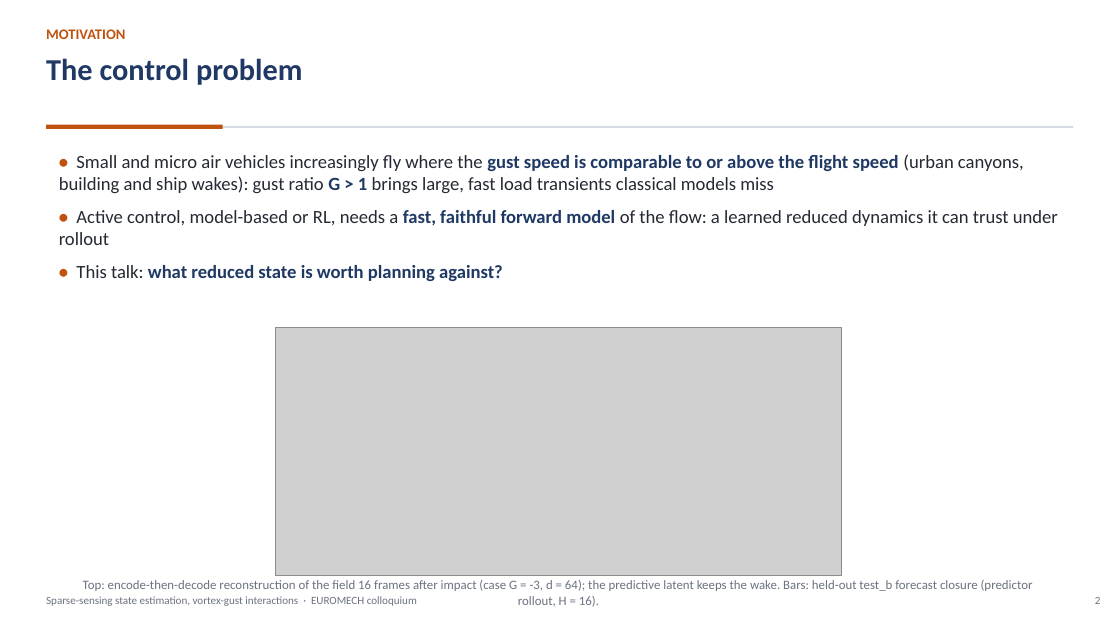
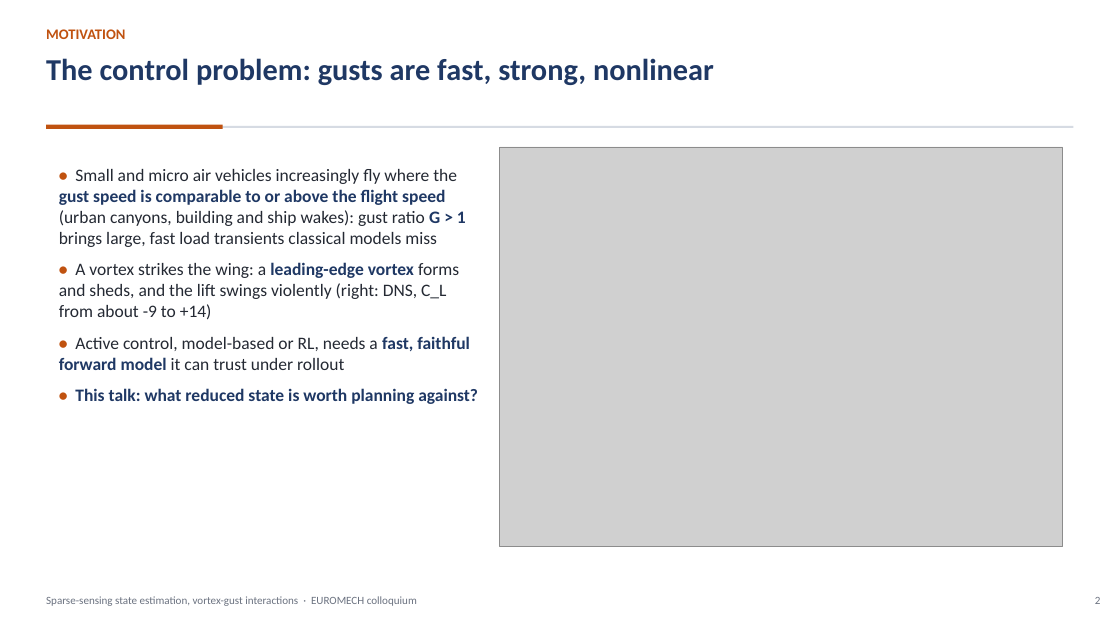
Before and after one commit to sanmi90/GUST-JEPA, a slide deck: slide 2 of paper/talk/euromech_gust_jepa.pptx. Drawn at 1120x630 pixels with LibreOffice and Linux fonts; fonts in the diff are those of the drawing; grey boxes stand for pictures. Boxes give left, top, right and bottom in pixels: in the first picture for what was removed or moved away, otherwise in the second. Text is boxed around its words. In the diff, an @@ line names an element or a change of style, - is before the commit and + after.

```diff
--- a/paper/talk/euromech_gust_jepa.pptx
+++ b/paper/talk/euromech_gust_jepa.pptx
@@ text at [46,58,714,85]: text changed @@
-The control problem
+The control problem: gusts are fast, strong, nonlinear
@@ picture added at [500,147,1063,547] @@
@@ text at [59,169,478,404]: size 16 to 15 pt in "• Small and micro air vehicles increasingly ...", "• This talk: what reduced state is ..."; text colour #242933 to #1F3864, bold on in "This talk:" @@
@@ text "• Small and micro air ...": place and size @@
-text "• Small and micro air ..." at [59,154,1058,281]
+text "• Small and micro air ..." at [59,169,478,404]
@@ text at [59,262,470,370]: text changed; size 16 to 15 pt @@
-• Active control, model-based or RL, needs a fast, faithful forward model of the flow: a learned reduced dynamics it can trust under rollout
+• A vortex strikes the wing: a leading-edge vortex forms and sheds, and the lift swings violently (right: DNS, C_L from about -9 to +14)
+• Active control, model-based or RL, needs a fast, faithful forward model it can trust under rollout
@@ picture removed at [276,328,842,576] @@
@@ text removed at [83,580,1033,607] @@
-Top: encode-then-decode reconstruction of the field 16 frames after impact (case G = -3, d = 64); the predictive latent keeps the wake. Bars: held-out test_b forecast closure (predictor rollout, H = 16).
```
Also in this commit, not shown: 17 other slides changed, 1 slide added, 1 slide removed, 7 other files.
